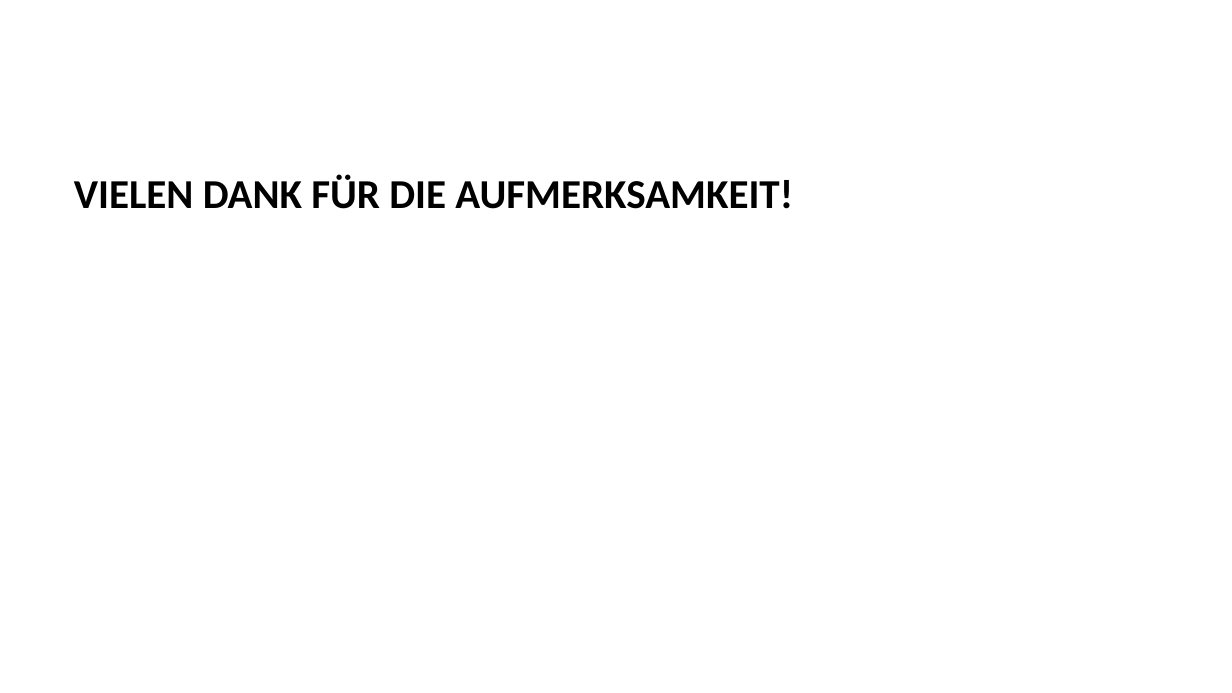
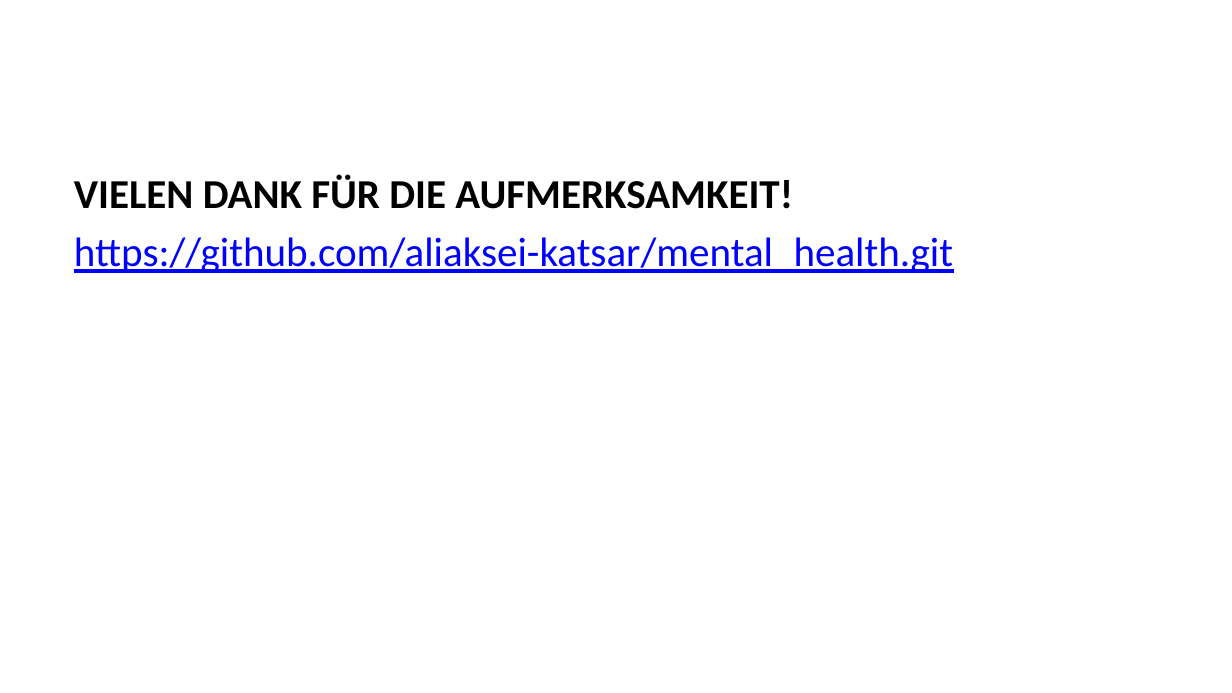
Before and after one commit to aliaksei-katsar/mental_health, a slide deck: slide 18 of presentation/Presentation_Vardanian_Katsar.pptx. Drawn at 1232x693 pixels with LibreOffice and Linux fonts; fonts in the diff are those of the drawing. Boxes give left, top, right and bottom in pixels: in the first picture for what was removed or moved away, otherwise in the second. Text is boxed around its words. In the diff, an @@ line names an element or a change of style, - is before the commit and + after.

```diff
--- a/presentation/Presentation_Vardanian_Katsar.pptx
+++ b/presentation/Presentation_Vardanian_Katsar.pptx
@@ text at <box>74,237,953,273</box>: paragraph added @@
+https://github.com/aliaksei-katsar/mental_health.git
```
Also in this commit, not shown: 1 other slide changed.
